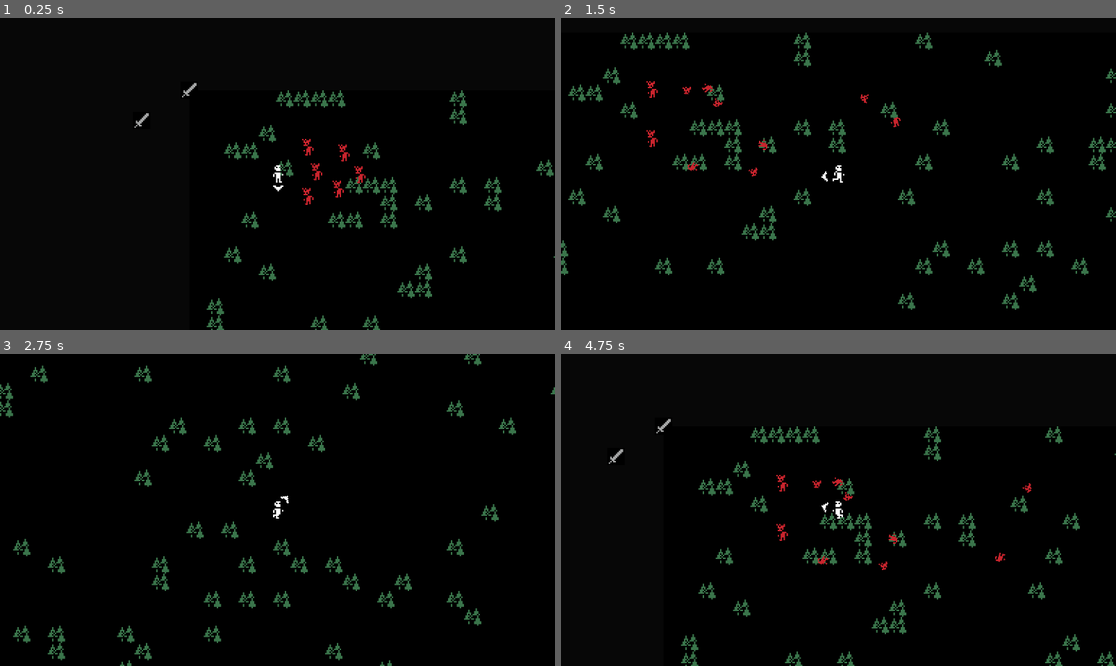
Above: before the commit, frames 1-4 (two rows, left to right).
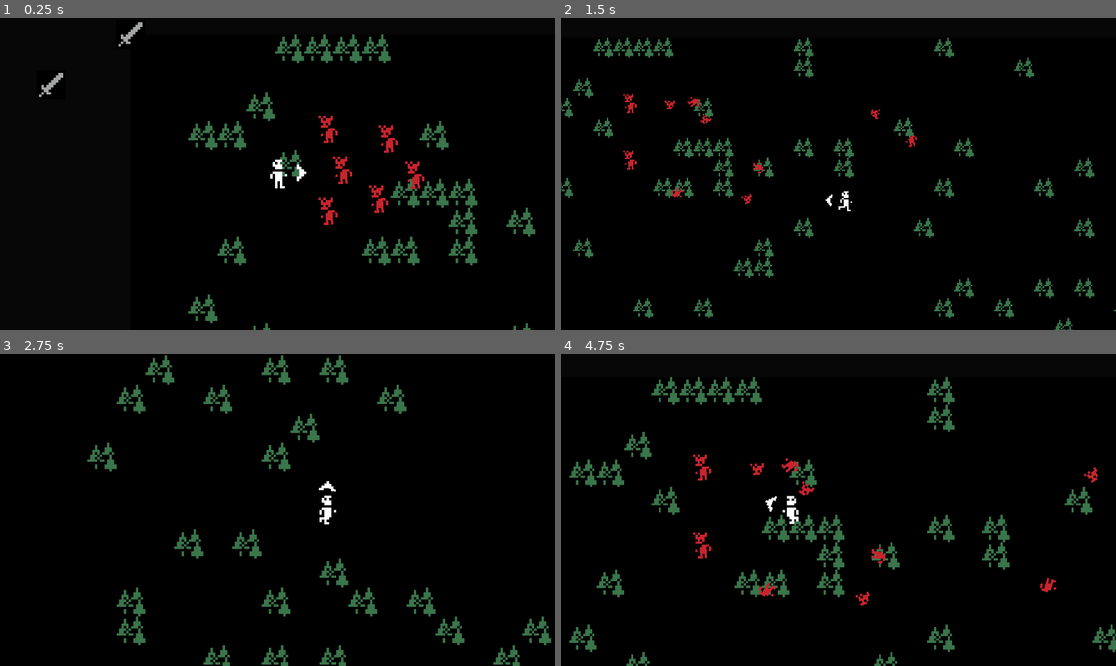
Above: after the commit, the same moments.

Repository: AchillesKastanas/Untitled-Dungeon-Crawler
Game: Godot game, scene res://scenes/Main.tscn
Two runs of this game, one before a commit and one after it. Both use one fixed random seed, a clock stepped at 60 frames per second and the inputs below.
Inputs (mouse positions are in pixels of both pictures, inside the frame that each line leads up to):
- Up to frame 1 (0.25 s): no input
- Up to frame 2 (1.5 s): tap Enter at 0.5 s; move the mouse to (960, 158) at 0.52 s; hold D (move_right) 0.53-1.28 s; tap [ (camera_zoom_in, bound only after the commit) at 0.6 s; tap ] (camera_zoom_out, bound only after the commit) at 0.8, 1.35 s; move the mouse to (727, 189) at 1.27 s; hold S (move_down) from 1.28 s (still down)
- Up to frame 3 (2.75 s): tap [ (camera_zoom_in, bound only after the commit) at 1.55, 2.1 s; move the mouse to (333, 441) at 2.02 s; release S (move_down) at 2.03 s; hold D (move_right) from 2.03 s (still down); tap ] (camera_zoom_out, bound only after the commit) at 2.3 s
- Up to frame 4 (4.75 s): move the mouse to (810, 572) at 2.77 s; release D (move_right) at 2.78 s; hold W (move_up) 2.78-3.53 s; tap ] (camera_zoom_out, bound only after the commit) at 2.85, 3.8, 4.35 s; tap [ (camera_zoom_in, bound only after the commit) at 3.05, 3.6, 4.55 s; move the mouse to (1005, 556) at 3.52 s; hold A (move_left) from 3.53 s (still down); move the mouse to (672, 463) at 4.27 s

The runs differ from the first frame. In frame 1, 7.3% of the frame differs, in the area x 7-100%, y 1-100%; in frame 2, 8.5%; in frame 3, 7.6%; in frame 4, 8.9%, in the area x 1-100%, y 7-100%.

Commit message:
Added smooth camera zoom movement

Diff:
--- a/project.godot
+++ b/project.godot
@@ -42,6 +42,16 @@
 "events": [Object(InputEventKey,"resource_local_to_scene":false,"resource_name":"","device":-1,"window_id":0,"alt_pressed":false,"shift_pressed":false,"ctrl_pressed":false,"meta_pressed":false,"pressed":false,"keycode":0,"physical_keycode":68,"key_label":0,"unicode":100,"echo":false,"script":null)
 ]
 }
+camera_zoom_in={
+"deadzone": 0.5,
+"events": [Object(InputEventKey,"resource_local_to_scene":false,"resource_name":"","device":-1,"window_id":0,"alt_pressed":false,"shift_pressed":false,"ctrl_pressed":false,"meta_pressed":false,"pressed":false,"keycode":0,"physical_keycode":91,"key_label":0,"unicode":91,"echo":false,"script":null)
+]
+}
+camera_zoom_out={
+"deadzone": 0.5,
+"events": [Object(InputEventKey,"resource_local_to_scene":false,"resource_name":"","device":-1,"window_id":0,"alt_pressed":false,"shift_pressed":false,"ctrl_pressed":false,"meta_pressed":false,"pressed":false,"keycode":0,"physical_keycode":93,"key_label":0,"unicode":93,"echo":false,"script":null)
+]
+}
 
 [layer_names]
 
--- a/scenes/Player.tscn
+++ b/scenes/Player.tscn
@@ -1,10 +1,11 @@
-[gd_scene load_steps=12 format=3 uid="uid://cmnnims2rix15"]
+[gd_scene load_steps=13 format=3 uid="uid://cmnnims2rix15"]
 
 [ext_resource type="Script" path="res://scripts/InventoryManager.gd" id="1_1sa6b"]
 [ext_resource type="Script" path="res://scripts/PlayerController.gd" id="1_f2uly"]
 [ext_resource type="Texture2D" uid="uid://1vnpkhbvqspc" path="res://assets/sprites/player.png" id="2_x26mw"]
 [ext_resource type="Texture2D" uid="uid://bu6ux3tvcdve2" path="res://assets/sprites/pointer_arrow.png" id="4_2gxas"]
 [ext_resource type="Script" path="res://scripts/PointerArrowController.gd" id="4_5q41f"]
+[ext_resource type="Script" path="res://scripts/CameraManager.gd" id="4_6l3cj"]
 
 [sub_resource type="AtlasTexture" id="AtlasTexture_g6ull"]
 atlas = ExtResource("2_x26mw")
@@ -75,8 +76,14 @@
 [node name="CollisionShape2D" type="CollisionShape2D" parent="CharacterBody2D"]
 shape = SubResource("CapsuleShape2D_rokba")
 
-[node name="Camera2D" type="Camera2D" parent="CharacterBody2D"]
+[node name="Camera2D" type="Camera2D" parent="CharacterBody2D" node_paths=PackedStringArray("character_body")]
 zoom = Vector2(3, 3)
+limit_smoothed = true
+position_smoothing_enabled = true
+position_smoothing_speed = 7.5
+script = ExtResource("4_6l3cj")
+camera_zoom = 5
+character_body = NodePath("..")
 
 [node name="PointerArrow" type="Node2D" parent="CharacterBody2D" node_paths=PackedStringArray("character_body")]
 script = ExtResource("4_5q41f")
--- /dev/null
+++ b/scripts/CameraManager.gd
@@ -0,0 +1,25 @@
+extends Camera2D
+
+@export var camera_zoom: int = 1
+@export var character_body: CharacterBody2D
+var offset_factor = 0.1
+var max_offset_distance = 200
+
+var target_zoom: Vector2
+var zoom_speed: float = 10
+
+func _ready():
+	target_zoom = Vector2(camera_zoom, camera_zoom)
+	zoom = target_zoom
+
+func _input(event):
+	# Check for zoom in and zoom out actions
+	if Input.is_action_just_pressed("camera_zoom_in"):
+		target_zoom += Vector2(2, 2)
+	elif Input.is_action_just_pressed("camera_zoom_out"):
+		if target_zoom >= Vector2(2, 2):
+			target_zoom -= Vector2(2, 2)
+
+func _process(delta):
+	# Interpolate the zoom value towards the target zoom value
+	zoom = zoom.lerp(target_zoom, zoom_speed * delta)
